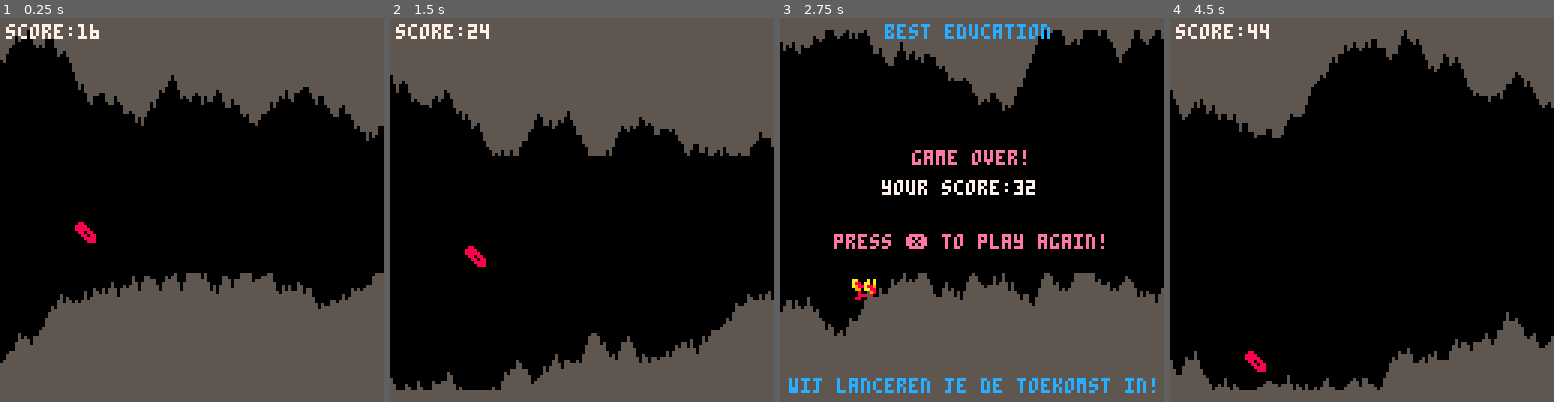
Above: before the commit, frames 1-4 (left to right).
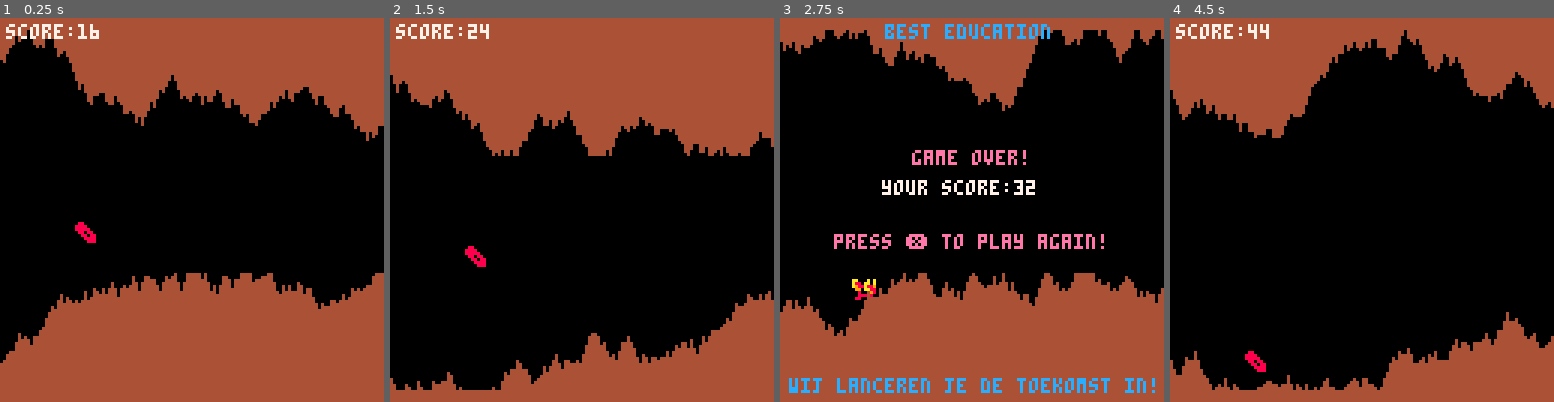
Above: after the commit, the same moments.

Repository: koenGF/FourPastSix
Game: PICO-8 cartridge game.p8
Same seed, same stepped clock (60 frames per second), same inputs: the game is played once before the commit and once after it.
Inputs:
- Up to frame 1 (0.25 s): no input
- Up to frame 2 (1.5 s): tap X (X key) at 1.07 s
- Up to frame 3 (2.75 s): tap X (X key) at 2.07, 2.4, 2.73 s
- Up to frame 4 (4.5 s): tap X (X key) every 0.33 s from 3.07 to 4.4 s; hold Up 3.58-4.08 s

The runs differ from the first frame. In frame 1, 48% of the frame differs, in the area x 0-100%, y 0-100%; in frame 2, 41%; in frame 3, 36%; in frame 4, 27%.

Commit message:
better comments, cave color change

Diff:
--- a/game.p8
+++ b/game.p8
@@ -4,7 +4,7 @@
 --four past six
 --by kgf
 
-function _init() --game start
+function _init() --initialization
 	game_over=false
 	make_player()
 	make_cave()
@@ -25,6 +25,7 @@
 	draw_player()
 	draw_cave()
 
+--code to be executed when the game is over
 	if (game_over) then
 		if (player.score > 1000) then
 			print("game over! you won!",23,44,14)
@@ -41,16 +42,17 @@
 end
 -->8
 --player
+--all code related to the player character
 function make_player()
 	player={}
-	player.x=24 --position
-	player.y=60
+	player.x=24 --x position
+	player.y=60 --y position
 	player.dy=0 --fall speed
-	player.rise=1 --sprites
-	player.fall=2
-	player.dead=3
+	player.rise=1 --rising sprite
+	player.fall=2 -- falling sprite
+	player.dead=3 -- game over sprite
 	player.speed=2 --fly speed
-	player.score=0
+	player.score=0 -- score
 end
 
 function draw_player()
@@ -64,12 +66,12 @@
 end
 
 function move_player()
-	gravity=0.2 --bigger means more gravity!
-	player.dy+=gravity --add gravity
+	gravity=0.2 --gravity strength
+	player.dy+=gravity --add gravitiy to fall speed
 
 --jump
 if (btnp(2)) then
-	player.dy-=5
+	player.dy-=5 --jump height
 	sfx(0)
 end
 
@@ -93,17 +95,17 @@
 --cave
 function make_cave()
 	cave={{["top"]=5,["btm"]=119}}
-	top=45 --how low can the ceiling go?
-	btm=85 --how high can the floor get?
+	top=45 --ceiling max y
+	btm=85 --floor max y
 end
 function update_cave()
---remove the back of the cave
+--remove back off cave
 	if (#cave>player.speed) then
 		for i=1,player.speed do
 		del(cave,cave[1])
 		end
 	end
-	--add more cave
+	--generate more cave
 	while (#cave<128) do
 		local col={}
 		local up=flr(rnd(7)-3)
@@ -115,8 +117,8 @@
 end
 
 function draw_cave()
-	top_color=5 --play with these!
-	btm_color=5 --choose your own colors!
+	top_color=4
+	btm_color=4
 	for i=1,#cave do
 		line(i-1,0,i-1,cave[i].top,top_color)
 		line(i-1,127,i-1,cave[i].btm,btm_color)
